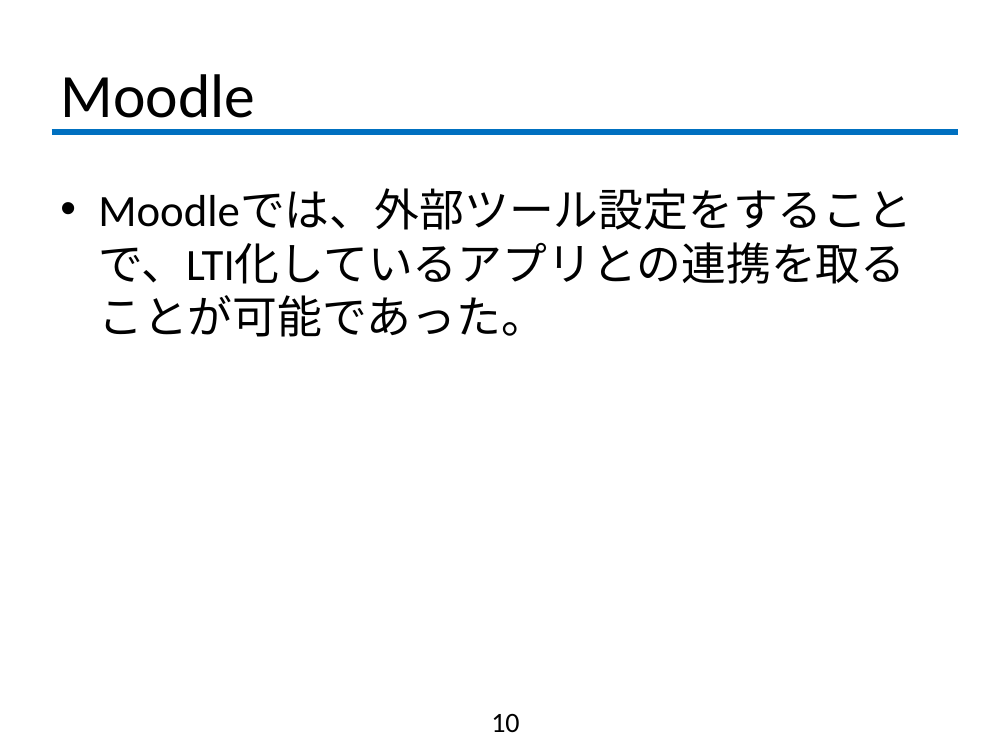
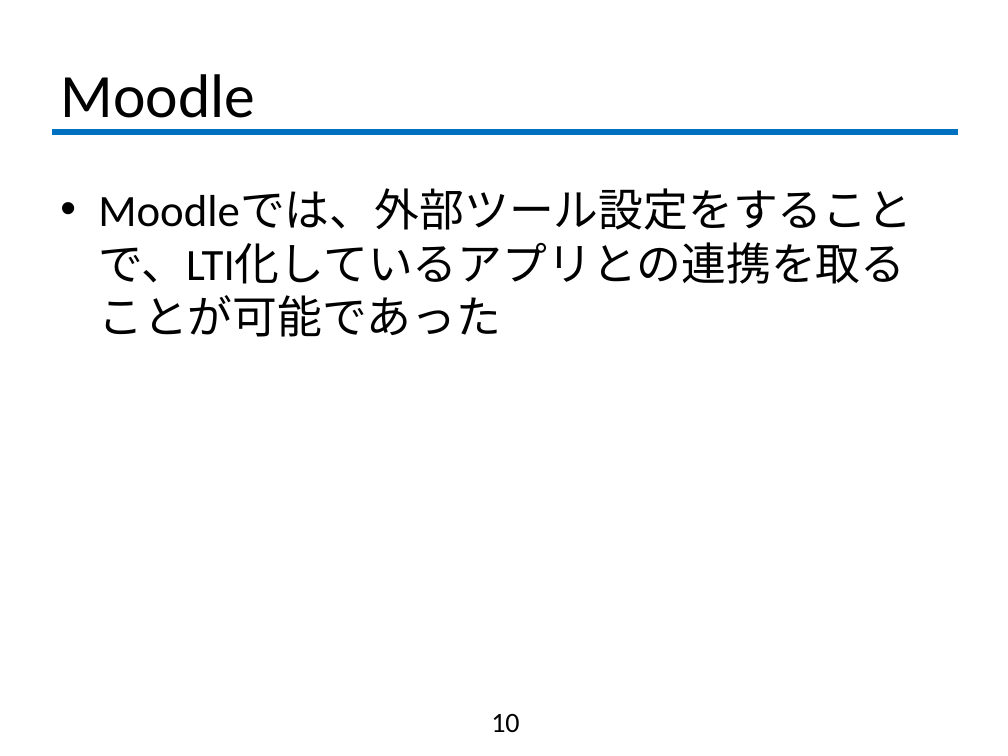
Before and after one commit to fujiLabo/fuji_simu, a slide deck: slide 10 of 1203(suga)進捗.pptx. Drawn at 1008x756 pixels with LibreOffice and Linux fonts; fonts in the diff are those of the drawing; background and template pictures are left out. Boxes give left, top, right and bottom in pixels: in the first picture for what was removed or moved away, otherwise in the second. Text is boxed around its words. In the diff, an @@ line names an element or a change of style, - is before the commit and + after.

```diff
--- a/1203(suga)進捗.pptx
+++ b/1203(suga)進捗.pptx
@@ text at [98,189,912,284]: text changed @@
-• Moodleでは、外部ツール設定をすることで、LTI化しているアプリとの連携を取ることが可能であった。
+• Moodleでは、外部ツール設定をすることで、LTI化しているアプリとの連携を取ることが可能であった
```
Also in this commit, not shown: 4 other slides changed, 1 slide added, 5 other files.
